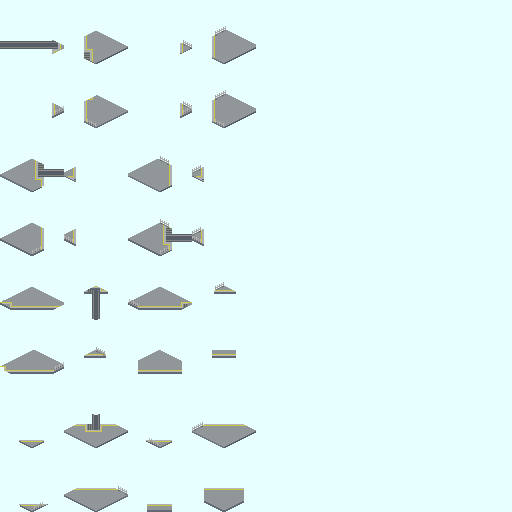
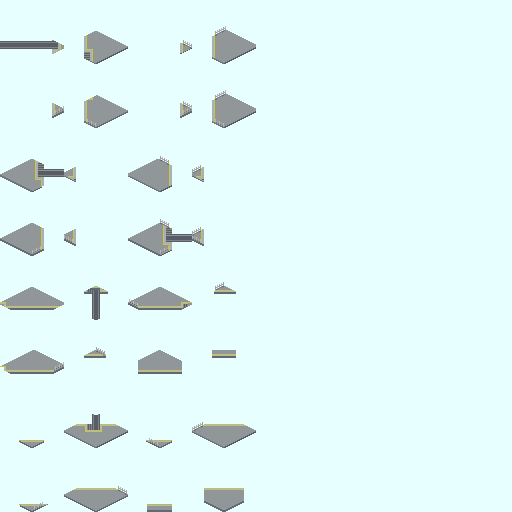
Comparing the layer stacks of the two 512px x 512px images. Changes:
added layer "貼り付けられたレイヤー コピー #1" above "レイヤーグループ" over [0, 300, 12, 308]
hid "貼り付けられたレイヤー #6" over [0, 300, 12, 308]
